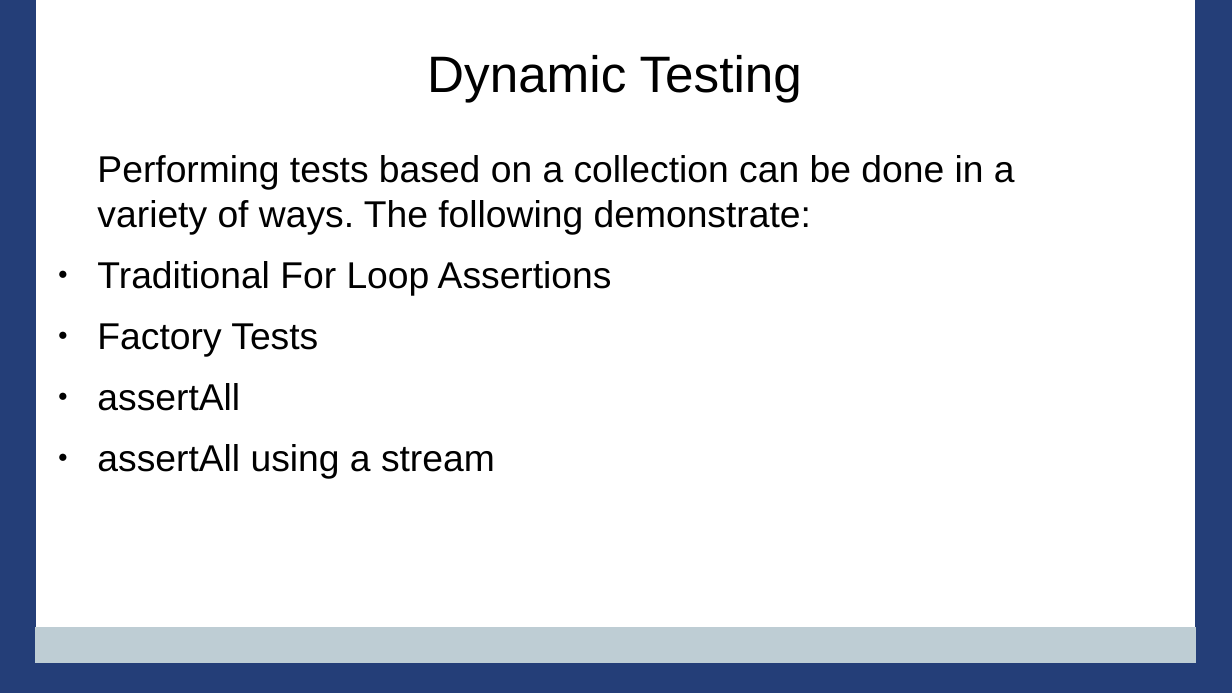
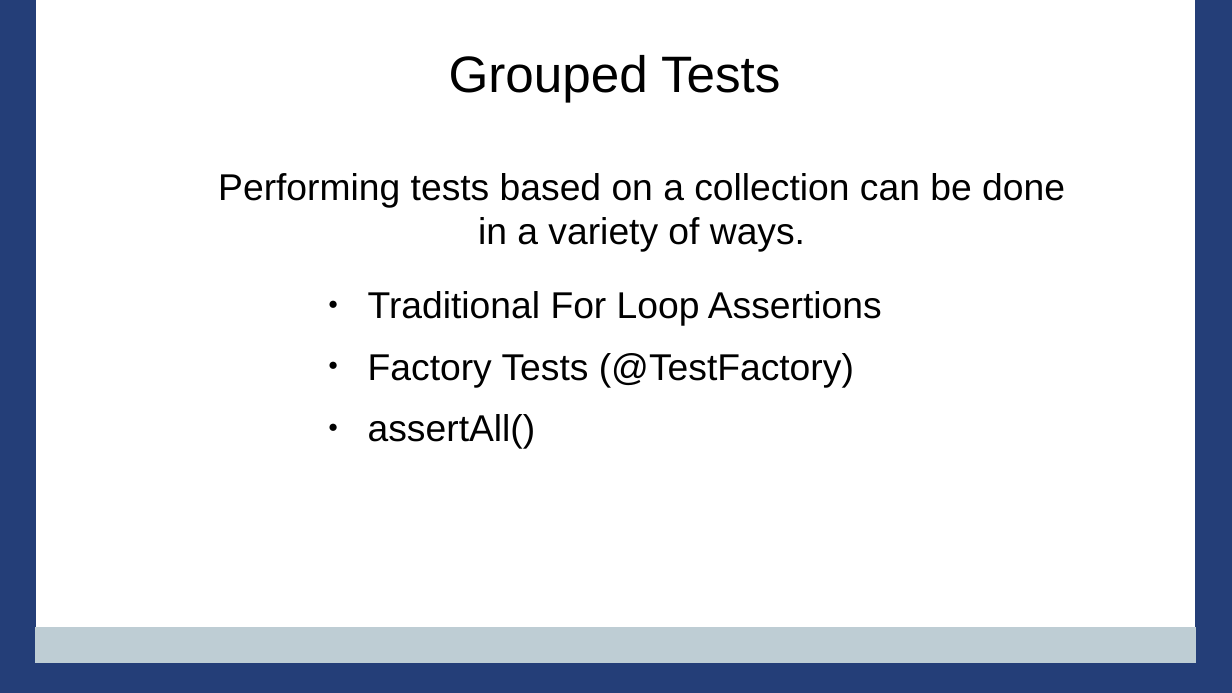
Before and after one commit to PennState/junit5-presentation, a slide deck: slide 39 of src/site/presentation/Junit5_Presentation_JavaOne_2016.odp (slide 40 before the commit). Drawn at 1232x693 pixels with LibreOffice and Linux fonts; fonts in the diff are those of the drawing; background and template pictures are left out. Boxes give left, top, right and bottom in pixels: in the first picture for what was removed or moved away, otherwise in the second. Text is boxed around its words. In the diff, an @@ line names an element or a change of style, - is before the commit and + after.

Commit message:
slide updates

```diff
--- a/src/site/presentation/Junit5_Presentation_JavaOne_2016.odp
+++ b/src/site/presentation/Junit5_Presentation_JavaOne_2016.odp
@@ title at (449, 55, 780, 102): text changed @@
-Dynamic Testing
+Grouped Tests
@@ text at (218, 173, 1065, 252): text changed @@
-Performing tests based on a collection can be done in a variety of ways. The following demonstrate:
-● Traditional For Loop Assertions
-● Factory Tests
-● assertAll
-● assertAll using a stream
+Performing tests based on a collection can be done in a variety of ways.
@@ text added at (368, 291, 882, 448), 24 pt, text #000000 @@
+● Traditional For Loop Assertions
+● Factory Tests (@TestFactory)
+● assertAll()
```
Also in this commit, not shown: 33 other slides changed, 3 slides added, 4 slides removed.
